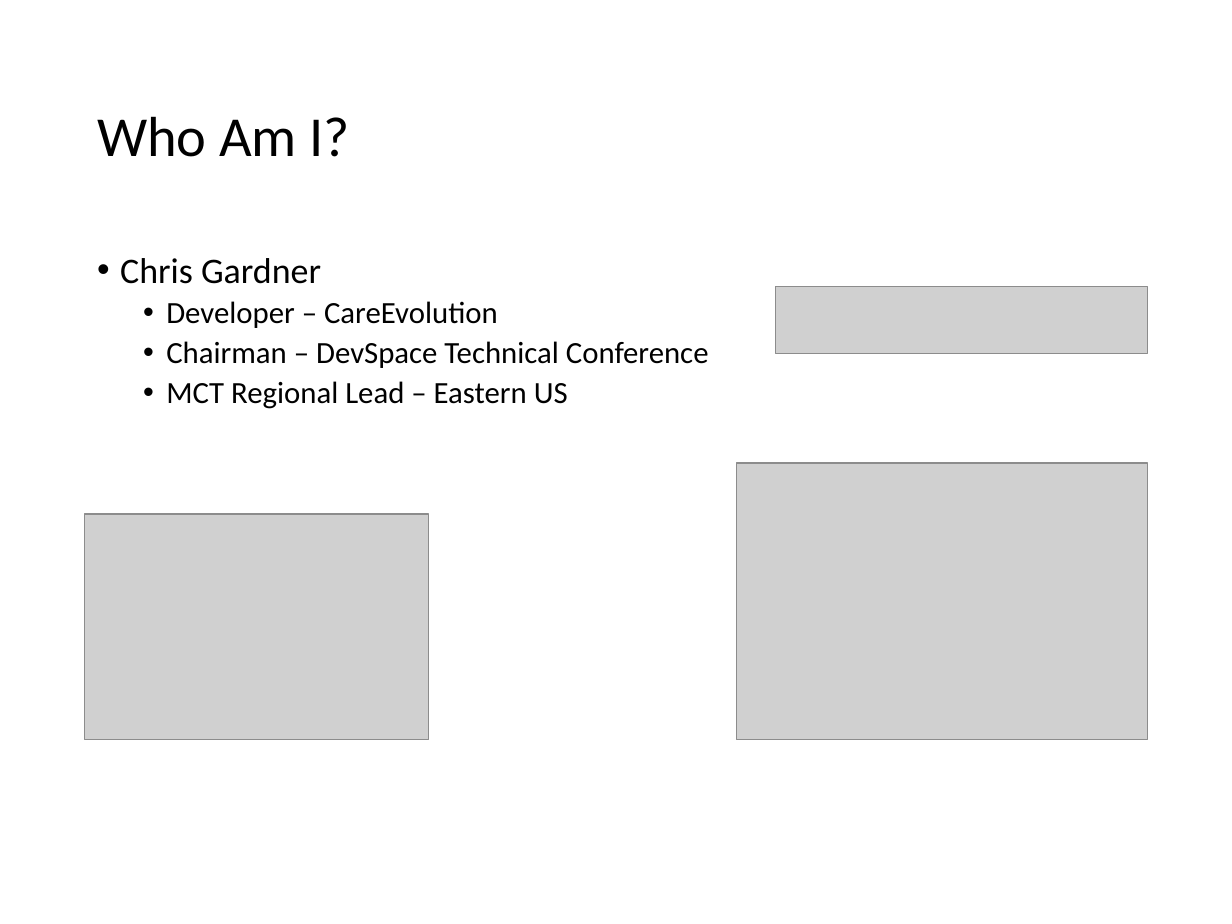
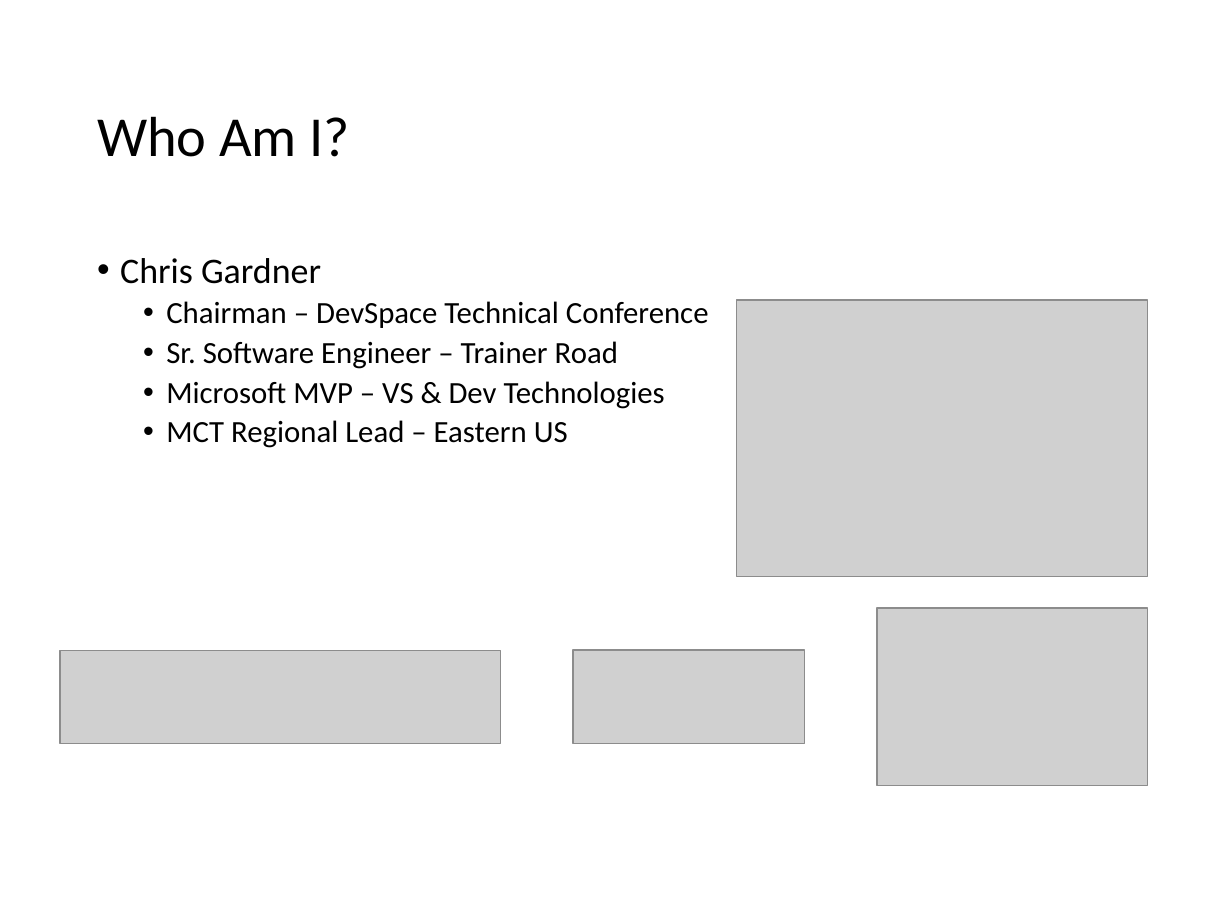
Before and after one commit to freestylecoder/IntroductionToGameDesign, a slide deck: slide 2 of IntroductionToGameDesign.pptx. Drawn at 1232x924 pixels with LibreOffice and Linux fonts; fonts in the diff are those of the drawing; grey boxes stand for pictures. Boxes give left, top, right and bottom in pixels: in the first picture for what was removed or moved away, otherwise in the second. Text is boxed around its words. In the diff, an @@ line names an element or a change of style, - is before the commit and + after.

```diff
--- a/IntroductionToGameDesign.pptx
+++ b/IntroductionToGameDesign.pptx
@@ picture: place and size @@
-picture at box(737, 463, 1147, 739)
+picture at box(737, 299, 1147, 575)
@@ picture removed at box(775, 286, 1147, 352) @@
@@ text at box(166, 301, 498, 328): paragraph removed @@
-  • Developer – CareEvolution
@@ text at box(166, 341, 665, 409): paragraphs added @@
+  • Sr. Software Engineer – Trainer Road
+  • Microsoft MVP – VS & Dev Technologies
@@ picture: place and size @@
-picture at box(85, 514, 429, 739)
+picture at box(877, 609, 1147, 786)
@@ picture added at box(60, 650, 500, 744) @@
@@ picture added at box(573, 650, 804, 744) @@
```
Also in this commit, not shown: 1 slide added, 1 slide removed.
